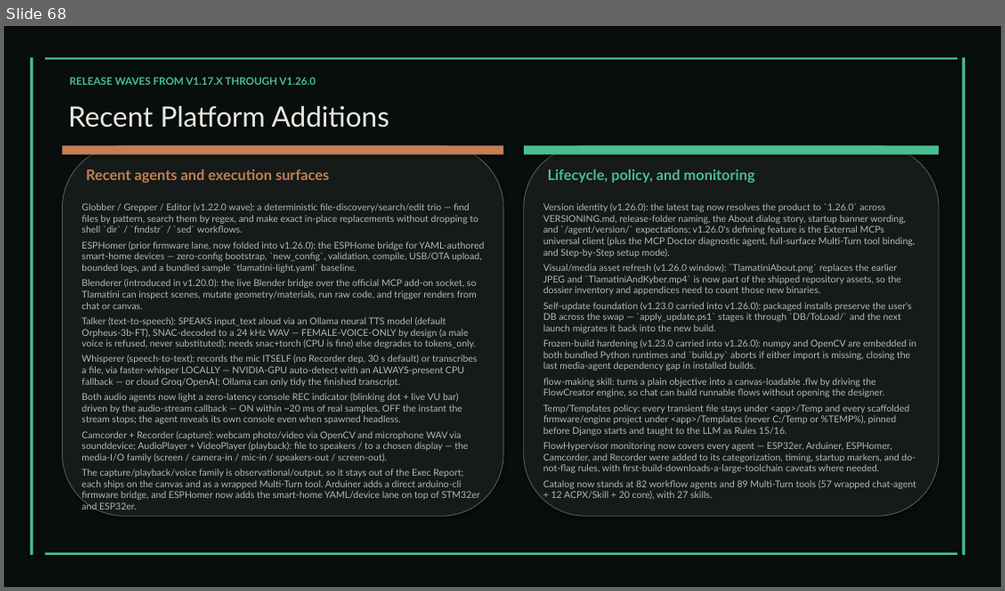
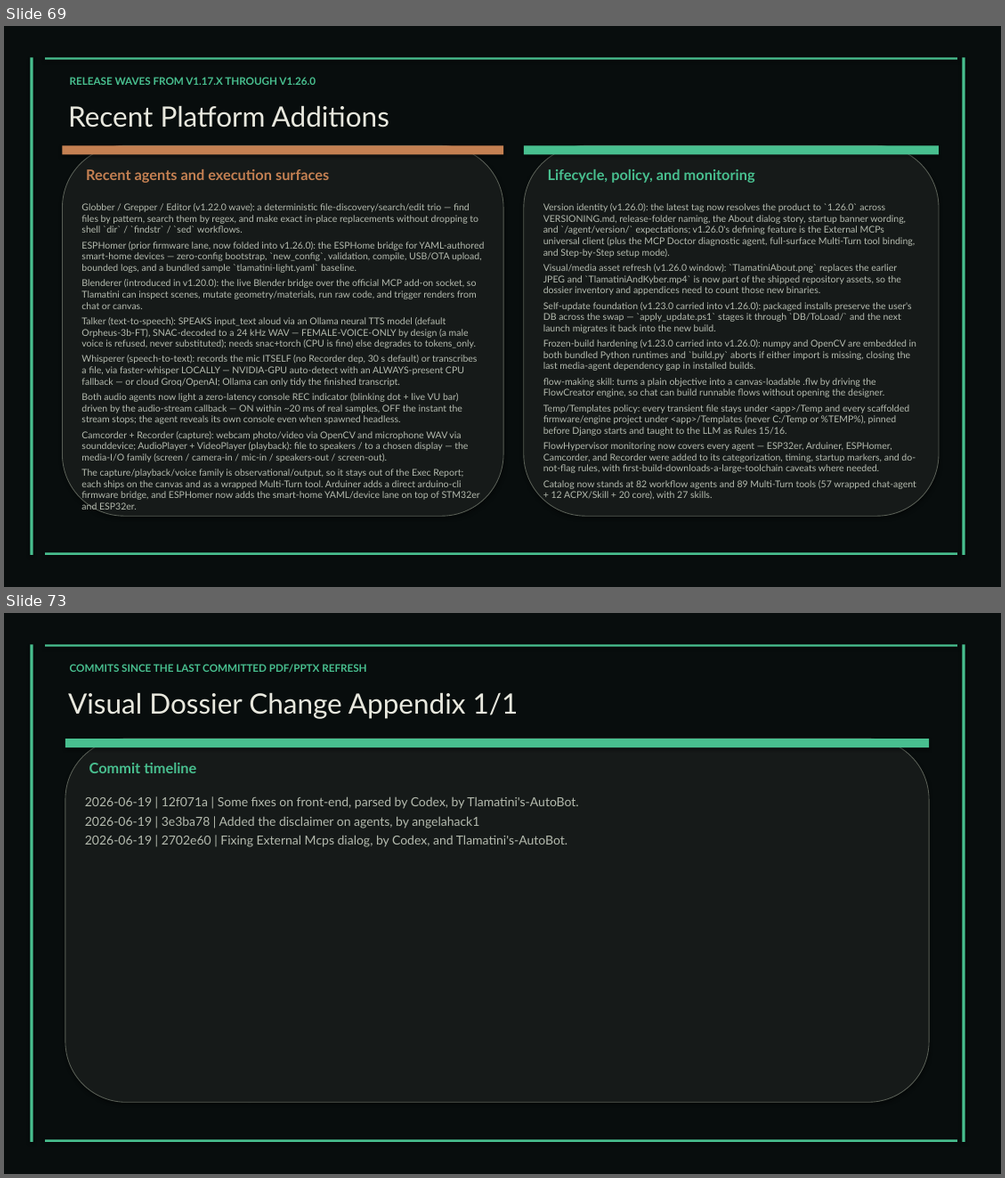
Before and after one commit to XAIHT/Tlamatini, a slide deck: Tlamatini_eXtended_Artificial_Intelligence_Humanly_Tempered.pptx. Shown one above the other, each under a label of ours: slide 68 before the commit, slides 69 and 73 after it; the slides between them are not shown. The pictures are 1005x591 and 1005x1178 pixels, drawn with LibreOffice and Linux fonts; fonts in the diff are those of the drawing. Boxes give left, top, right and bottom in pixels: in the first picture for what was removed or moved away, otherwise in the second. Text is boxed around its words. In the diff, an @@ line names an element or a change of style, - is before the commit and + after.

Commit message:
Updating visual assets, by angelahack1

```diff
--- a/Tlamatini_eXtended_Artificial_Intelligence_Humanly_Tempered.pptx
+++ b/Tlamatini_eXtended_Artificial_Intelligence_Humanly_Tempered.pptx
@@ slide 73 added at (4, 613, 1001, 1174), background #FFFFFF @@
@@ rectangle added at (4, 613, 1001, 1174), fill #080D0D @@
@@ rectangle added at (30, 644, 33, 1142), fill #48BF8F @@
@@ rectangle added at (45, 644, 957, 647), fill #48BF8F @@
@@ text added at (70, 664, 366, 673), 10 pt, text #48BF8F, bold @@
+COMMITS SINCE THE LAST COMMITTED PDF/PPTX REFRESH
@@ rectangle added at (962, 644, 965, 1142), fill #48BF8F @@
@@ text added at (68, 692, 518, 719), 27 pt, text #E8E8DE @@
+Visual Dossier Change Appendix 1/1
@@ rounded rectangle added at (65, 738, 929, 1102), fill #161A19, outline #595F56 0.75 pt @@
@@ rectangle added at (65, 738, 929, 747), fill #48BF8F @@
@@ text added at (89, 763, 196, 773), 14 pt, text #48BF8F, bold @@
+Commit timeline
@@ text added at (85, 796, 578, 847), 12 pt, text #B4BAAE @@
+2026-06-19 | 12f071a | Some fixes on front-end, parsed by Codex, by Tlamatini's-AutoBot.
+2026-06-19 | 3e3ba78 | Added the disclaimer on agents, by angelahack1
+2026-06-19 | 2702e60 | Fixing External Mcps dialog, by Codex, and Tlamatini's-AutoBot.
@@ rectangle added at (45, 1140, 957, 1142), fill #48BF8F @@
@@ what was slide 68 is now slide 69 @@
```
Also in this commit, not shown: 11 slides changed, 1 other slide added, 2 other files.
